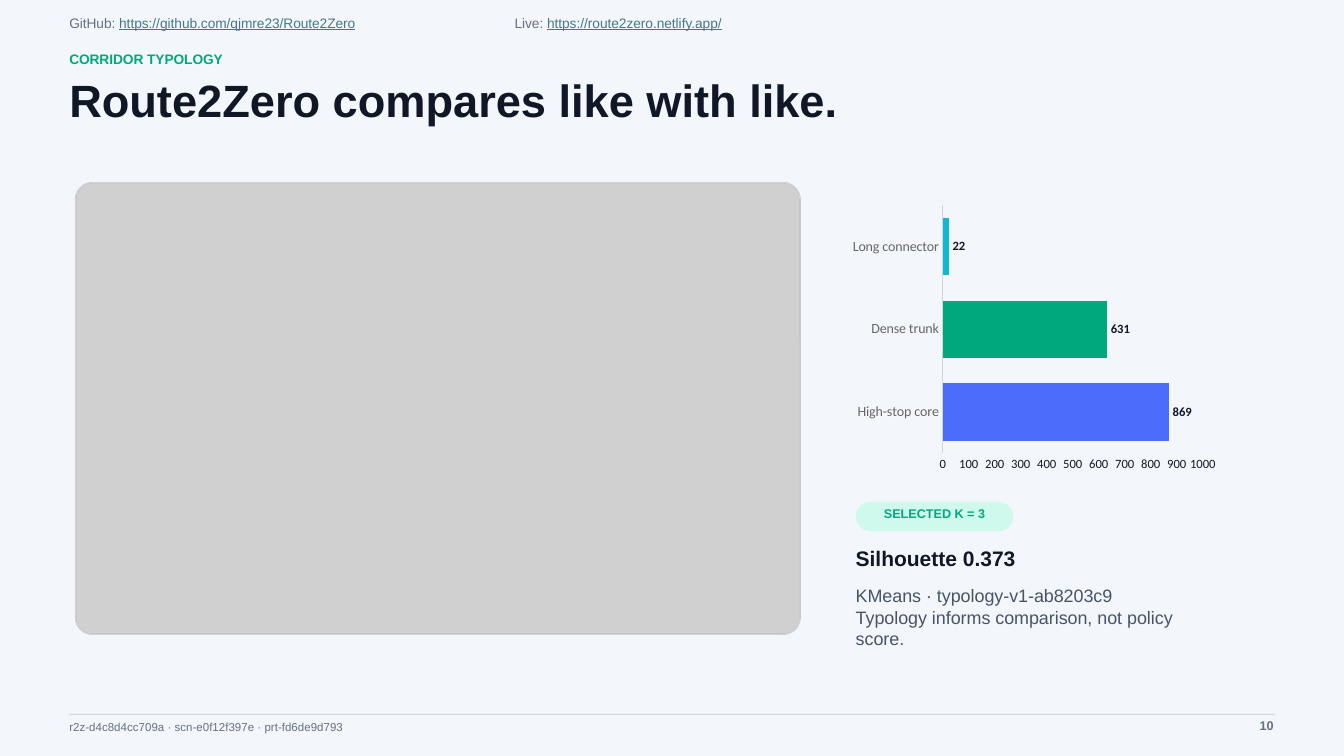
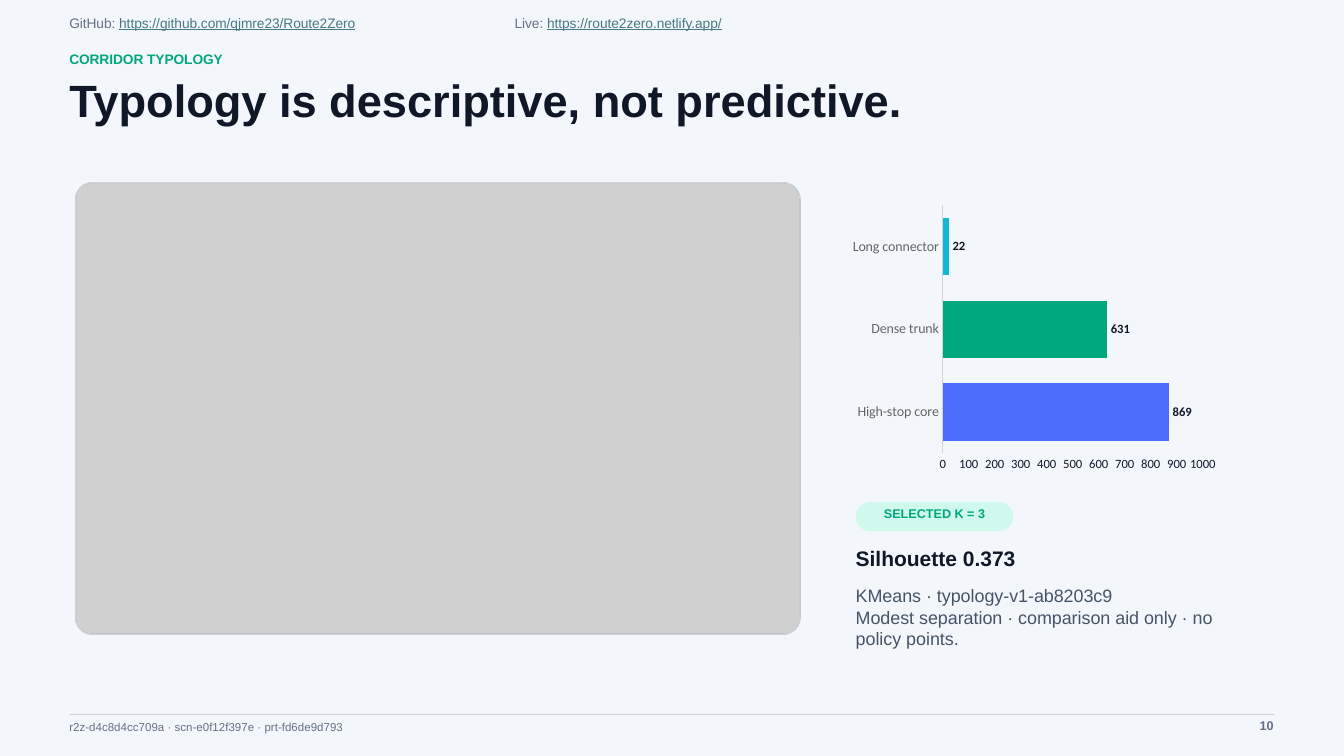
Before and after one commit to qjmre23/Route2Zero, a slide deck: slide 10 of output/submission/Route2Zero_Concept_Deck_20_Slides.pptx. Drawn at 1344x756 pixels with LibreOffice and Linux fonts; fonts in the diff are those of the drawing; grey boxes stand for pictures. Boxes give left, top, right and bottom in pixels: in the first picture for what was removed or moved away, otherwise in the second. Text is boxed around its words. In the diff, an @@ line names an element or a change of style, - is before the commit and + after.

```diff
--- a/output/submission/Route2Zero_Concept_Deck_20_Slides.pptx
+++ b/output/submission/Route2Zero_Concept_Deck_20_Slides.pptx
@@ text at (x1=69, y1=84, x2=901, y2=126): text changed @@
-Route2Zero compares like with like.
+Typology is descriptive, not predictive.
@@ text at (x1=856, y1=611, x2=1213, y2=649): text changed @@
-Typology informs comparison, not policy score.
+Modest separation · comparison aid only · no policy points.
```
Also in this commit, not shown: 4 other slides changed, 59 other files.
